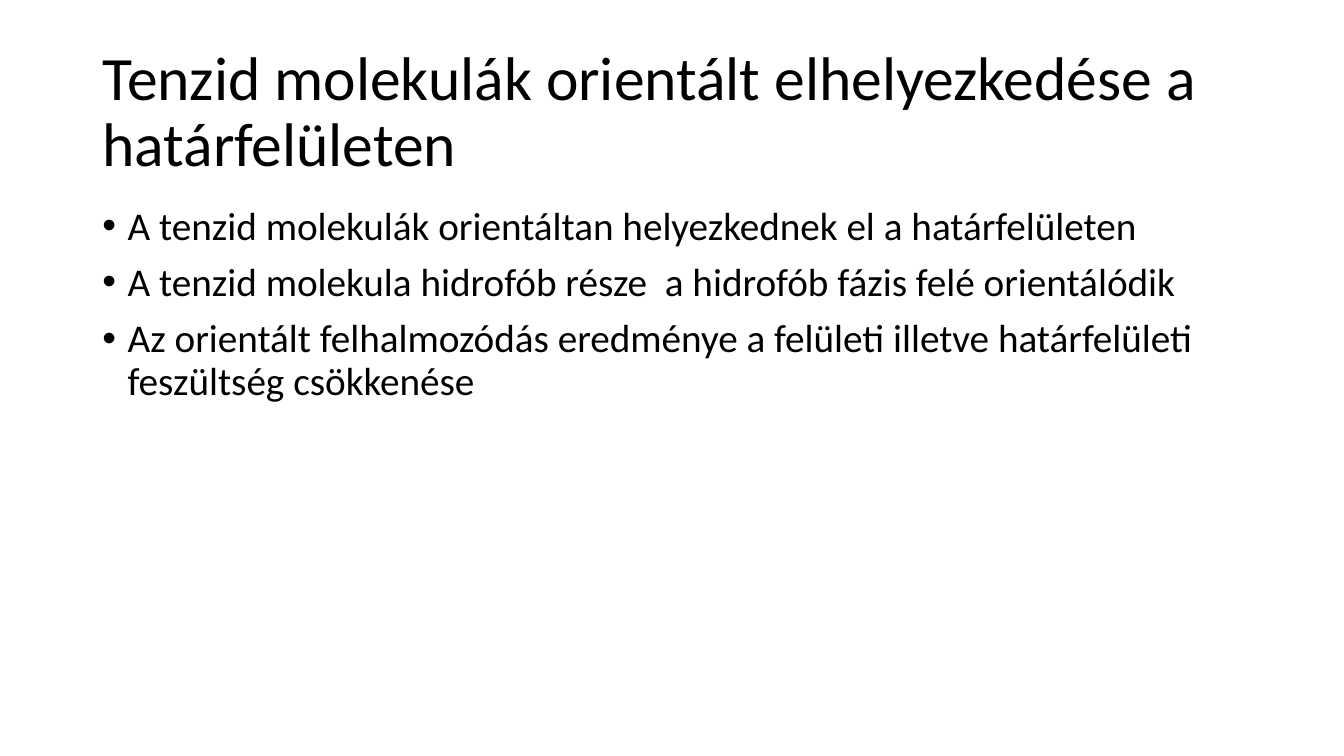
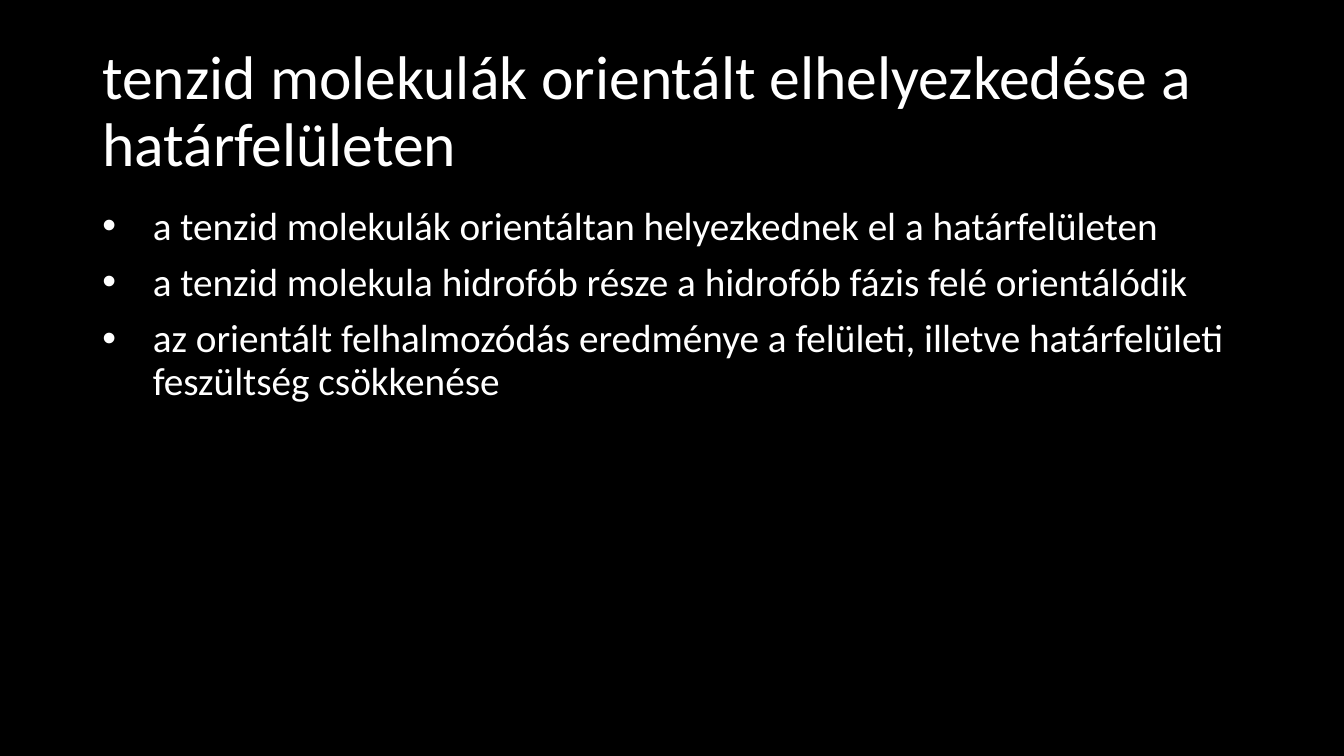
Before and after one commit to LilianaBohus/chemistry-presenations, a slide deck: slide 10 of adjuvants.pptx (slide 11 before the commit). Drawn at 1344x756 pixels with LibreOffice and Linux fonts; fonts in the diff are those of the drawing; background and template pictures are left out. Boxes give left, top, right and bottom in pixels: in the first picture for what was removed or moved away, otherwise in the second. Text is boxed around its words. In the diff, an @@ line names an element or a change of style, - is before the commit and + after.

```diff
--- a/adjuvants.pptx
+++ b/adjuvants.pptx
@@ background #FFFFFF to picture (left out) @@
@@ text at (102, 56, 1191, 167): text changed; text colour #000000 to #FFFFFF @@
-Tenzid molekulák orientált elhelyezkedése a határfelületen
+tenzid molekulák orientált elhelyezkedése a határfelületen
@@ text at (153, 212, 1223, 402): text changed; text colour #000000 to #FFFFFF @@
-• A tenzid molekulák orientáltan helyezkednek el a határfelületen
-• A tenzid molekula hidrofób része a hidrofób fázis felé orientálódik
-• Az orientált felhalmozódás eredménye a felületi illetve határfelületi feszültség csökkenése
+• a tenzid molekulák orientáltan helyezkednek el a határfelületen
+• a tenzid molekula hidrofób része a hidrofób fázis felé orientálódik
+• az orientált felhalmozódás eredménye a felületi, illetve határfelületi feszültség csökkenése
```
Also in this commit, not shown: 5 other slides changed, 1 slide removed.
